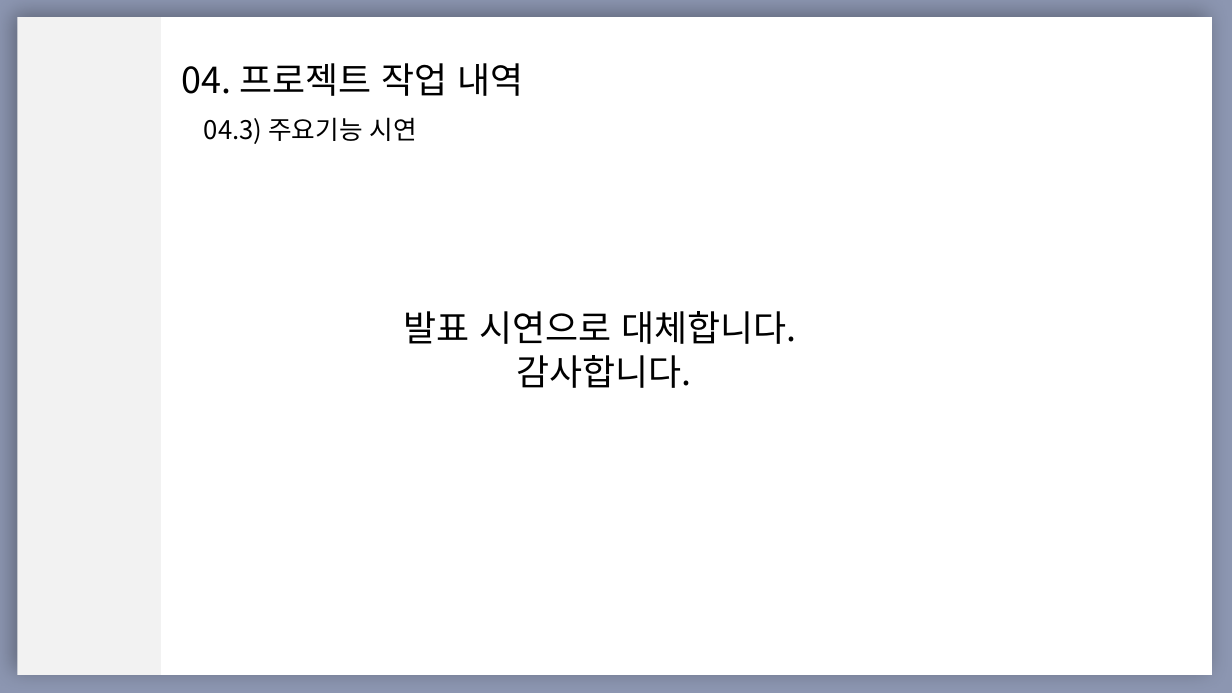
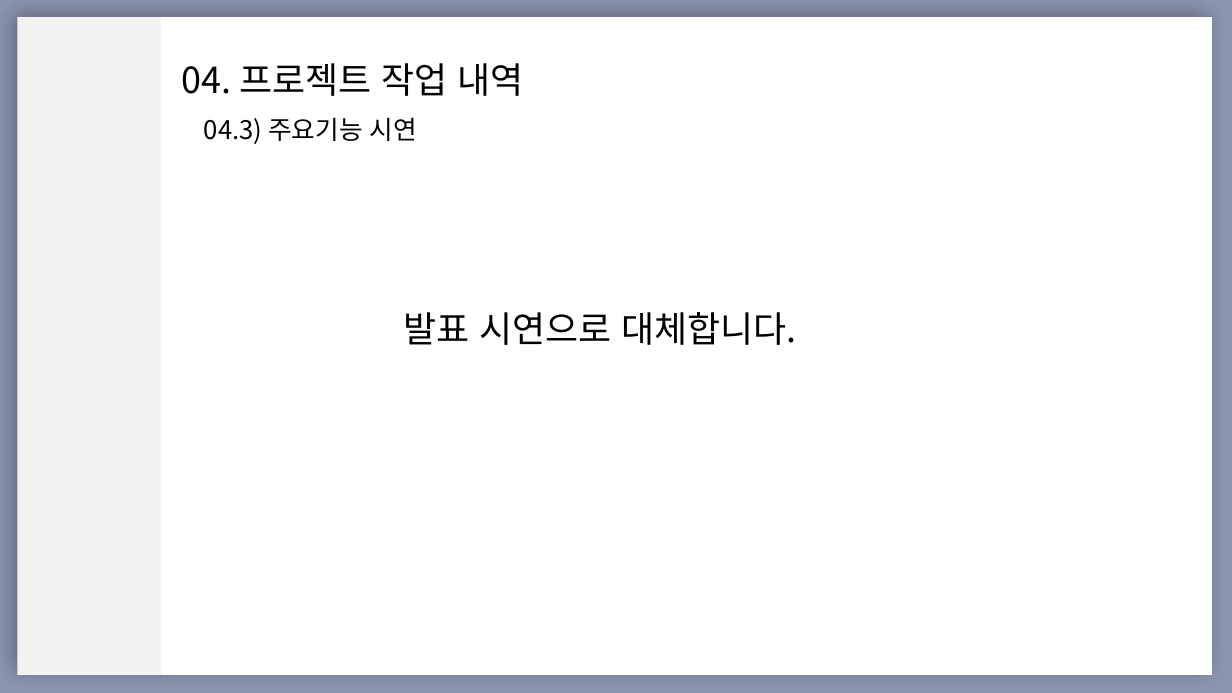
Before and after one commit to yndgow/ChimAcademy, a slide deck: slide 13 of 보고서/학사관리시스템_침대학교_프로젝트_발표용ppt._v1.1.pptx. Drawn at 1232x693 pixels with LibreOffice and Linux fonts; fonts in the diff are those of the drawing. Boxes give left, top, right and bottom in pixels: in the first picture for what was removed or moved away, otherwise in the second. Text is boxed around its words. In the diff, an @@ line names an element or a change of style, - is before the commit and + after.

```diff
--- a/보고서/학사관리시스템_침대학교_프로젝트_발표용ppt._v1.1.pptx
+++ b/보고서/학사관리시스템_침대학교_프로젝트_발표용ppt._v1.1.pptx
@@ text at (517, 355, 692, 388): paragraph removed @@
-감사합니다.
```
Also in this commit, not shown: 1 slide added, 9 other files.
